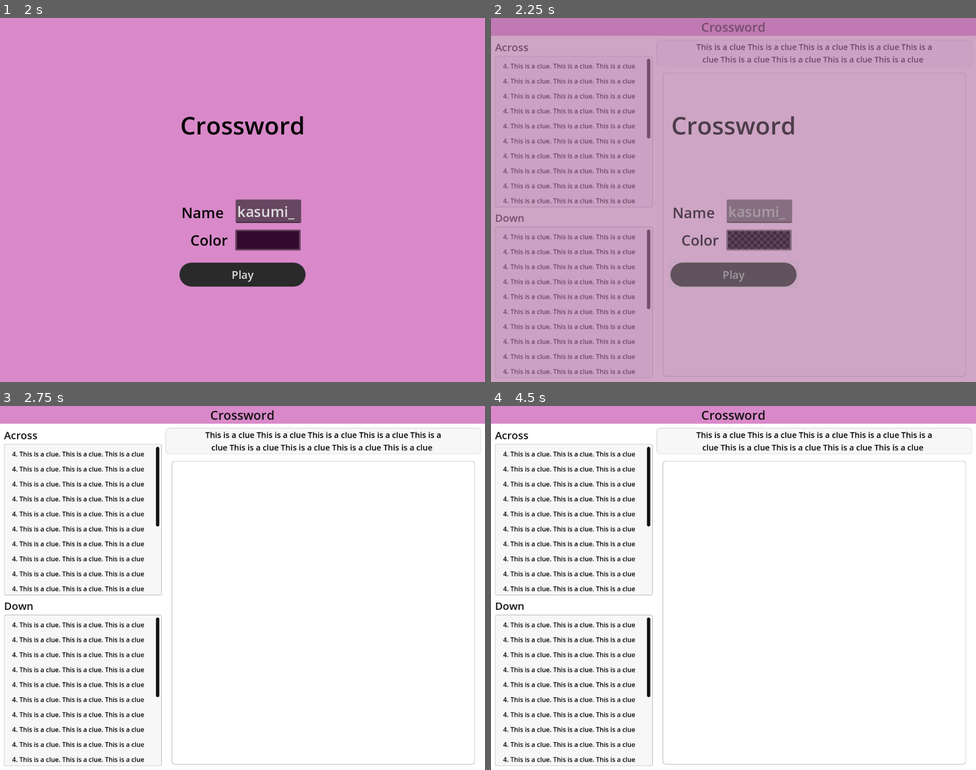
Above: before the commit, frames 1-4 (two rows, left to right).
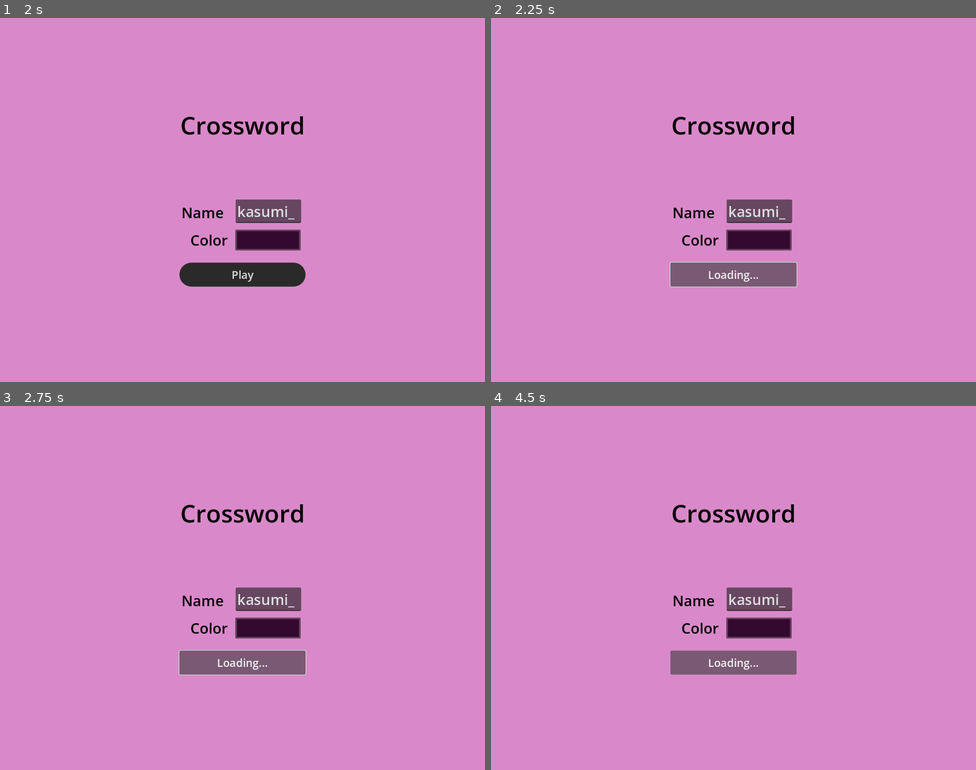
Above: after the commit, the same moments.

Repository: boundtotheearth/OnlineCrossword
Game: Godot game, scene res://Main.tscn
Two runs of this game, one before a commit and one after it. Both use one fixed random seed, a clock stepped at 60 frames per second and the inputs below.
Inputs (mouse positions are in pixels of both pictures, inside the frame that each line leads up to):
- Up to frame 1 (2 s): click (77, 65) at 0.52 s; click (19, 25) at 1.25 s, where only the run after the commit has a clickable "< Back"
- Up to frame 2 (2.25 s): click "Play" at 2 s
- Up to frame 3 (2.75 s): no input
- Up to frame 4 (4.5 s): click (733, 660) at 2.75 s, where only the run after the commit has a clickable "Loading..."; hold Right (ui_right) 3.53-4.28 s; tap Backspace at 3.6, 4.35 s; hold Down (ui_down) from 4.28 s (still down)

Frame 1 is identical in both runs. In frame 2, 96% of the frame differs, in the area x 0-100%, y 0-100%; in frame 3, 95%; in frame 4, 95%.

Commit message:
EOD Updates 25/8/2025

Diff:
--- a/Board.gd
+++ b/Board.gd
@@ -28,7 +28,10 @@
 	pass
 
 func setup(data: CrosswordData):
-	self.crossword_data = data
+	primary_selected_cell = null
+	secondary_selected_cells.clear()
+	selected_direction = Globals.Direction.ACROSS
+	crossword_data = data
 	_create_board()
 
 func get_cell(index: int) -> Cell:
--- a/Crossword.gd
+++ b/Crossword.gd
@@ -14,6 +14,8 @@
 var crossword_data: CrosswordData
 var selected_direction: Globals.Direction
 var selected_cell: Cell
+
+signal game_ready
 
 # Called when the node enters the scene tree for the first time.
 func _ready() -> void:
@@ -23,10 +25,14 @@
 		websocket_client.update_cell_state.connect(_on_update_cell_state)
 		websocket_client.update_game_state.connect(_on_update_game_state)
 
+		Globals.start_game.connect(start_game)
+		Globals.exit_game.connect(exit_game)
+
 func _on_init(data: InitPacket):
 	var data_parser = CrosswordDataParser.new()
 	data_parser.parse_json(data.puzzle_data)
 	setup(data_parser.data)
+	Globals.game_ready.emit()
 
 func _on_update_cell_state(data: UpdateCellStatePacket):
 	if (board):
@@ -64,6 +70,12 @@
 
 	await get_tree().process_frame # Let layout calculations finish
 	board.select_cell_index(0)
+
+func start_game():
+	websocket_client.start_connection()
+
+func exit_game():
+	websocket_client.close_connection()
 
 func _on_cell_selected(cell: Cell, direction: Globals.Direction):
 	selected_cell = cell
@@ -126,8 +138,8 @@
 				else:
 					board.select_cell(selected_cell, false, selected_direction)
 		if (event.physical_keycode == KEY_ESCAPE):
-
-			pass
+			exit_game()
+
 	if (selected_cell):
 		if (event.is_action_pressed("ui_left")):
 			if (selected_direction == Globals.Direction.DOWN):
--- a/Data/NetworkPacket.gd
+++ b/Data/NetworkPacket.gd
@@ -2,14 +2,17 @@
 extends Resource
 
 @export var type: String
+@export var sender_id: String
 
 func _init(type: String = ""):
 	self.type = type
+	self.sender_id = Globals.player_state.id
 
 static func deserialize(data: Dictionary):
 	pass
 
 func serialize() -> Dictionary:
 	return {
-		'type': type
+		'type': type,
+		'sender_id': sender_id
 	}
--- a/Data/PlayerState.gd
+++ b/Data/PlayerState.gd
@@ -723,7 +723,7 @@
 	return {
 		'id': id,
 		'name': name,
-		'color': color
+		'color': color.to_html()
 	}
 
 func deserialize(data: Dictionary):
--- a/Data/UpdateCellStatePacket.gd
+++ b/Data/UpdateCellStatePacket.gd
@@ -5,7 +5,7 @@
 @export var cell_state: CellState
 
 func _init(index: int = 0, cell_state: CellState = null) -> void:
-	self.type = "update_cell_state"
+	super("update_cell_state")
 	self.index = index
 	self.cell_state = cell_state
 
--- a/Data/UpdateGameStatePacket.gd
+++ b/Data/UpdateGameStatePacket.gd
@@ -4,7 +4,7 @@
 @export var cell_states: Array[CellState]
 
 func _init(cell_states: Array[CellState] = []) -> void:
-	self.type = "update_game_state"
+	super("update_game_state")
 	self.cell_states = cell_states
 
 static func deserialize(data: Dictionary) -> UpdateGameStatePacket:
--- /dev/null
+++ b/Data/UpdatePlayerStatePacket.gd
@@ -0,0 +1,22 @@
+class_name UpdatePlayerStatePacket
+extends NetworkPacket
+
+@export var player_state: PlayerState
+
+func _init(player_state: PlayerState = null) -> void:
+	super("update_player_state")
+	self.player_state = player_state
+
+static func deserialize(data: Dictionary) -> UpdatePlayerStatePacket:
+	var instance = UpdatePlayerStatePacket.new(
+		PlayerState.deserialize_make(data['player_state'])
+	)
+	return instance
+
+func serialize() -> Dictionary:
+	return super.serialize().merged(
+		{
+			'player_state': player_state.serialize()
+		},
+		true
+	)
--- a/Globals.gd
+++ b/Globals.gd
@@ -11,6 +11,10 @@
 }
 
 var player_state: PlayerState = PlayerState.new()
+
+signal start_game
+signal game_ready
+signal exit_game
 
 func direction_to_vector(direction: Direction) -> Vector2i:
 	match(direction):
--- a/Login.gd
+++ b/Login.gd
@@ -2,11 +2,16 @@
 
 @export var NameLineEdit: LineEdit
 @export var ColorButton: ColorPickerButton
+@export var PlayButton: Button
 
 var active_tween: Tween
+var original_play_text: String = ""
 
 func _ready() -> void:
+	original_play_text = PlayButton.text
 	_update_player()
+	Globals.exit_game.connect(show_screen)
+	Globals.game_ready.connect(hide_screen)
 
 func hide_screen():
 	if (active_tween and active_tween.is_running()):
@@ -18,6 +23,8 @@
 	active_tween.tween_callback(func(): self.visible = false)
 
 func show_screen():
+	PlayButton.text = original_play_text
+
 	if (active_tween and active_tween.is_running()):
 		active_tween.kill()
 
@@ -27,7 +34,9 @@
 	active_tween.tween_property(self, "modulate", Color(1, 1, 1, 1), 0.5)
 
 func _on_play_button_pressed():
-	hide_screen()
+	#hide_screen()
+	PlayButton.text = "Loading..."
+	Globals.start_game.emit()
 
 func _update_player():
 	NameLineEdit.text = Globals.player_state.name
--- a/Main.tscn
+++ b/Main.tscn
@@ -1,10 +1,11 @@
-[gd_scene load_steps=19 format=3 uid="uid://cwln3ctc1xxek"]
+[gd_scene load_steps=31 format=3 uid="uid://cwln3ctc1xxek"]
 
 [ext_resource type="Theme" uid="uid://c54fkr63shbj" path="res://DefaultTheme.tres" id="1_cm0pq"]
 [ext_resource type="PackedScene" uid="uid://dfl7s7q8ag6ms" path="res://Components/ClueContainer.tscn" id="2_cm0pq"]
 [ext_resource type="Script" uid="uid://c6giepbncthhw" path="res://Crossword.gd" id="2_fos0i"]
 [ext_resource type="Script" uid="uid://fd2xpnso8hcc" path="res://Main.gd" id="2_wkp8b"]
 [ext_resource type="Script" uid="uid://cqbvgdyjebsi8" path="res://Clues.gd" id="3_3dxm6"]
+[ext_resource type="Script" uid="uid://8ud6l1seke71" path="res://MenuButton.gd" id="3_20pc6"]
 [ext_resource type="Script" uid="uid://dfdt0ttbrkg60" path="res://Board.gd" id="3_r0du0"]
 [ext_resource type="PackedScene" uid="uid://68cxd5ein8rr" path="res://Components/Cell.tscn" id="4_cm0pq"]
 [ext_resource type="Script" uid="uid://cyld4iou65gup" path="res://CurrentClue.gd" id="5_trn2v"]
@@ -13,6 +14,39 @@
 
 [sub_resource type="StyleBoxFlat" id="StyleBoxFlat_cm0pq"]
 bg_color = Color(1, 1, 1, 1)
+
+[sub_resource type="StyleBoxFlat" id="StyleBoxFlat_c2ibq"]
+bg_color = Color(0, 0, 0, 0)
+
+[sub_resource type="StyleBoxFlat" id="StyleBoxFlat_j4qnp"]
+bg_color = Color(0, 0, 0, 0)
+
+[sub_resource type="StyleBoxFlat" id="StyleBoxFlat_fpfj3"]
+bg_color = Color(0, 0, 0, 0)
+
+[sub_resource type="StyleBoxFlat" id="StyleBoxFlat_sc1dx"]
+bg_color = Color(0, 0, 0, 0)
+
+[sub_resource type="StyleBoxFlat" id="StyleBoxFlat_kjvhd"]
+bg_color = Color(0, 0, 0, 0)
+
+[sub_resource type="StyleBoxFlat" id="StyleBoxFlat_5tuhn"]
+bg_color = Color(0, 0, 0, 0)
+
+[sub_resource type="StyleBoxFlat" id="StyleBoxFlat_2gh4u"]
+bg_color = Color(0, 0, 0, 0)
+
+[sub_resource type="StyleBoxFlat" id="StyleBoxFlat_devvj"]
+bg_color = Color(0, 0, 0, 0)
+
+[sub_resource type="StyleBoxFlat" id="StyleBoxFlat_3b0ty"]
+bg_color = Color(0, 0, 0, 0)
+
+[sub_resource type="StyleBoxFlat" id="StyleBoxFlat_bg4s2"]
+bg_color = Color(0, 0, 0, 0)
+
+[sub_resource type="StyleBoxFlat" id="StyleBoxFlat_hhcpw"]
+bg_color = Color(0, 0, 0, 0)
 
 [sub_resource type="StyleBoxFlat" id="StyleBoxFlat_lgr22"]
 content_margin_left = 10.0
@@ -106,6 +140,29 @@
 [node name="HBoxContainer" type="HBoxContainer" parent="Main/VBoxContainer/Header"]
 layout_mode = 2
 
+[node name="BackButton" type="Button" parent="Main/VBoxContainer/Header/HBoxContainer"]
+layout_mode = 2
+theme_override_colors/font_disabled_color = Color(0.0745098, 0.0745098, 0.0745098, 1)
+theme_override_colors/font_hover_pressed_color = Color(0.0745098, 0.0745098, 0.0745098, 1)
+theme_override_colors/font_hover_color = Color(0.0745098, 0.0745098, 0.0745098, 1)
+theme_override_colors/font_outline_color = Color(0.0745098, 0.0745098, 0.0745098, 1)
+theme_override_colors/font_color = Color(0.0745098, 0.0745098, 0.0745098, 1)
+theme_override_colors/font_focus_color = Color(0.0745098, 0.0745098, 0.0745098, 1)
+theme_override_colors/font_pressed_color = Color(0.0745098, 0.0745098, 0.0745098, 1)
+theme_override_styles/focus = SubResource("StyleBoxFlat_c2ibq")
+theme_override_styles/disabled_mirrored = SubResource("StyleBoxFlat_j4qnp")
+theme_override_styles/disabled = SubResource("StyleBoxFlat_fpfj3")
+theme_override_styles/hover_pressed_mirrored = SubResource("StyleBoxFlat_sc1dx")
+theme_override_styles/hover_pressed = SubResource("StyleBoxFlat_kjvhd")
+theme_override_styles/hover_mirrored = SubResource("StyleBoxFlat_5tuhn")
+theme_override_styles/hover = SubResource("StyleBoxFlat_2gh4u")
+theme_override_styles/pressed_mirrored = SubResource("StyleBoxFlat_devvj")
+theme_override_styles/pressed = SubResource("StyleBoxFlat_3b0ty")
+theme_override_styles/normal_mirrored = SubResource("StyleBoxFlat_bg4s2")
+theme_override_styles/normal = SubResource("StyleBoxFlat_hhcpw")
+text = "    < Back    "
+script = ExtResource("3_20pc6")
+
 [node name="Label" type="Label" parent="Main/VBoxContainer/Header/HBoxContainer"]
 layout_mode = 2
 size_flags_horizontal = 3
@@ -231,7 +288,7 @@
 grow_vertical = 2
 theme_override_styles/panel = SubResource("StyleBoxFlat_03owx")
 
-[node name="Login" type="Panel" parent="." node_paths=PackedStringArray("NameLineEdit", "ColorButton")]
+[node name="Login" type="Panel" parent="." node_paths=PackedStringArray("NameLineEdit", "ColorButton", "PlayButton")]
 layout_mode = 1
 anchors_preset = 15
 anchor_right = 1.0
@@ -242,6 +299,7 @@
 script = ExtResource("8_03owx")
 NameLineEdit = NodePath("NameLineEdit")
 ColorButton = NodePath("ColorPickerButton")
+PlayButton = NodePath("PlayButton")
 
 [node name="Title" type="Label" parent="Login"]
 layout_mode = 1
@@ -344,4 +402,5 @@
 script = ExtResource("8_trn2v")
 websocket_url = "ws://localhost:8765"
 
+[connection signal="pressed" from="Main/VBoxContainer/Header/HBoxContainer/BackButton" to="Main/VBoxContainer/Header/HBoxContainer/BackButton" method="_on_pressed"]
 [connection signal="pressed" from="Login/PlayButton" to="Login" method="_on_play_button_pressed"]
--- /dev/null
+++ b/MenuButton.gd
@@ -0,0 +1,4 @@
+extends Button
+
+func _on_pressed():
+	Globals.exit_game.emit()
--- a/WebsocketClient.gd
+++ b/WebsocketClient.gd
@@ -6,23 +6,15 @@
 
 # Our WebSocketClient instance.
 var socket = WebSocketPeer.new()
-var player_id = ""
-var player_name = ""
-var player_color = ""
+var is_open: bool = false
 
 signal init(data: InitPacket) # Initialize game using data from server
+signal update_player_state(data: UpdatePlayerStatePacket)
 signal update_cell_state(data: UpdateCellStatePacket)
 signal update_game_state(data: UpdateGameStatePacket)
 
 func _ready():
-	# Initiate connection to the given URL.
-	var err = socket.connect_to_url(websocket_url)
-	if err != OK:
-		print("Unable to connect")
-		set_process(false)
-	else:
-		# Wait for the socket to connect.
-		await get_tree().create_timer(2).timeout
+	pass
 
 func _process(_delta):
 	# Call this in _process or _physics_process. Data transfer and state updates
@@ -35,23 +27,36 @@
 	# WebSocketPeer.STATE_OPEN means the socket is connected and ready
 	# to send and receive data.
 	if state == WebSocketPeer.STATE_OPEN:
-		while socket.get_available_packet_count():
-			var packet = socket.get_packet().get_string_from_utf8()
-			print("Got data from server: ", packet)
-			process_packet(packet)
-
-	# WebSocketPeer.STATE_CLOSING means the socket is closing.
-	# It is important to keep polling for a clean close.
-	elif state == WebSocketPeer.STATE_CLOSING:
-		pass
-
+		if not is_open:
+			send_packet(UpdatePlayerStatePacket.new(
+				Globals.player_state
+			))
+			is_open = true
+		else:
+			while socket.get_available_packet_count():
+				var packet = socket.get_packet().get_string_from_utf8()
+				print("Got data from server: ", packet)
+				process_packet(packet)
 	# WebSocketPeer.STATE_CLOSED means the connection has fully closed.
 	# It is now safe to stop polling.
-	elif state == WebSocketPeer.STATE_CLOSED:
+	elif state == WebSocketPeer.STATE_CLOSED and is_open:
 		# The code will be -1 if the disconnection was not properly notified by the remote peer.
 		var code = socket.get_close_code()
 		print("WebSocket closed with code: %d. Clean: %s" % [code, code != -1])
-		set_process(false) # Stop processing.
+		is_open = false
+
+func start_connection():
+	# Initiate connection to the given URL.
+	var err = socket.connect_to_url(websocket_url)
+	if err != OK:
+		print("Unable to connect")
+		set_process(false)
+	else:
+		# Wait for the socket to connect.
+		await get_tree().create_timer(2).timeout
+
+func close_connection():
+	socket.close(1000, "Exit Game")
 
 func process_packet(packet: String):
 	var data = JSON.parse_string(packet)
@@ -60,6 +65,9 @@
 			'init':
 				var init_packet = InitPacket.deserialize(data)
 				init.emit(init_packet)
+			'update_player_state':
+				var update_player_state_packet = UpdatePlayerStatePacket.deserialize(data)
+				update_player_state.emit(update_player_state_packet)
 			'update_cell_state':
 				var update_cell_state_packet = UpdateCellStatePacket.deserialize(data)
 				update_cell_state.emit(update_cell_state_packet)
Not shown, added: Data/UpdatePlayerStatePacket.gd.uid
Not shown, added: MenuButton.gd.uid
Not shown, changed: TODO.txt
Not shown, changed: server/server.py
